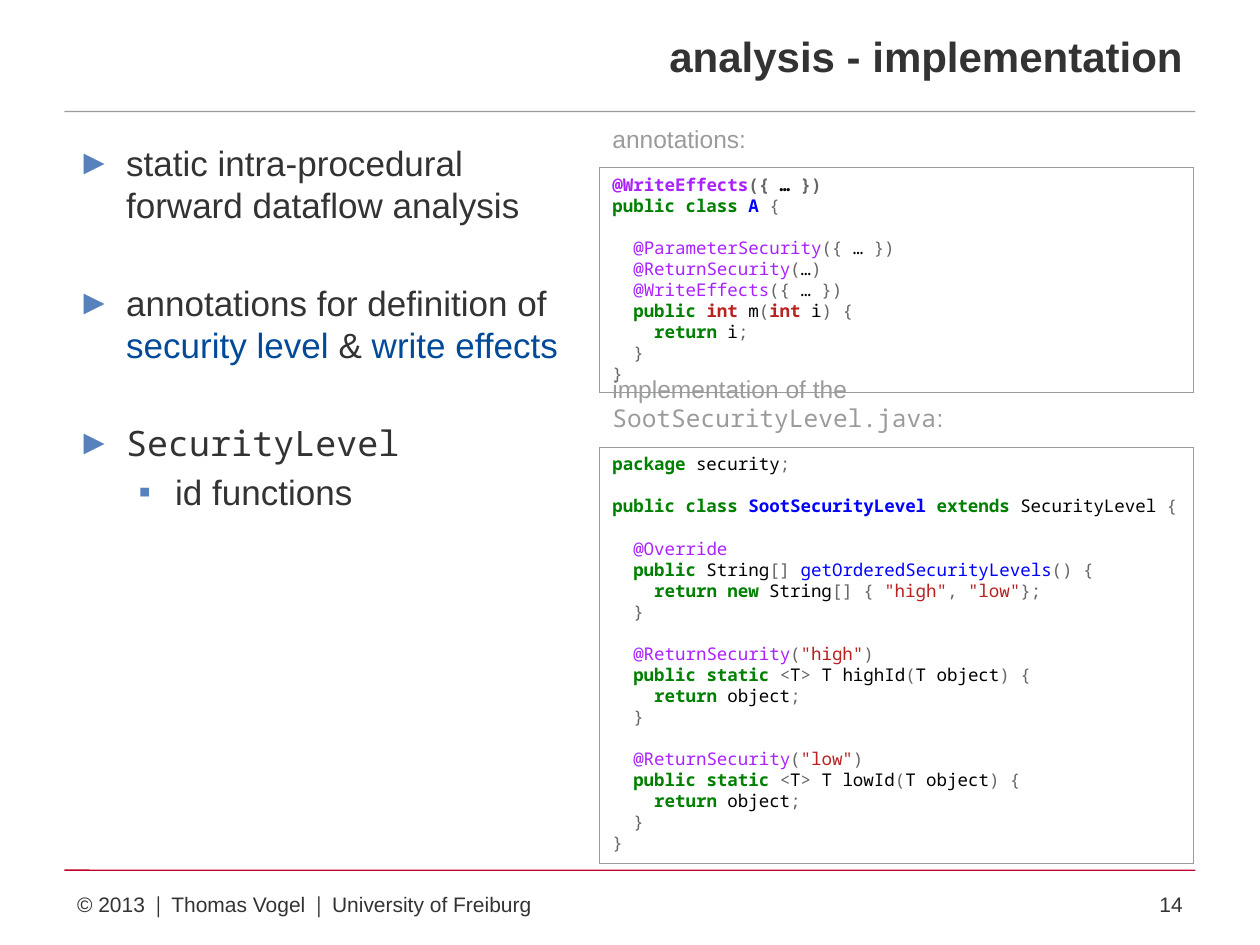
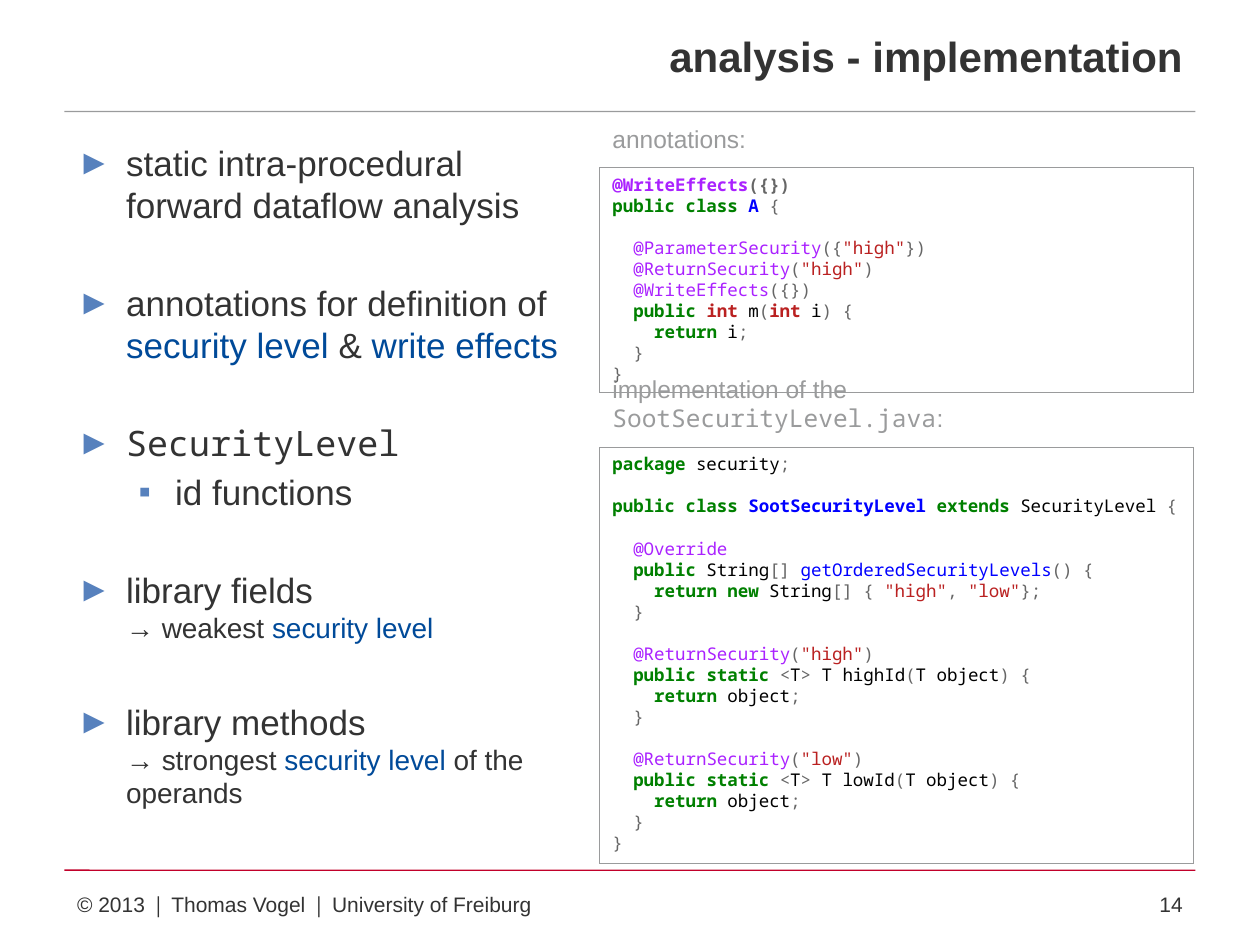
Before and after one commit to proglang/jgs, a slide deck: slide 14 of presentation/presentation.pptx. Drawn at 1260x945 pixels with LibreOffice and Linux fonts; fonts in the diff are those of the drawing. Boxes give left, top, right and bottom in pixels: in the first picture for what was removed or moved away, otherwise in the second. Text is boxed around its words. In the diff, an @@ line names an element or a change of style, - is before the commit and + after.

```diff
--- a/presentation/presentation.pptx
+++ b/presentation/presentation.pptx
@@ text in rectangle at (x1=612, y1=177, x2=790, y2=194): text changed @@
-@WriteEffects({ … })
+@WriteEffects({})
@@ text in rectangle at (x1=633, y1=240, x2=926, y2=299): text changed @@
-@ParameterSecurity({ … })
-@ReturnSecurity(…)
-@WriteEffects({ … })
+@ParameterSecurity({"high"})
+@ReturnSecurity("high")
+@WriteEffects({})
@@ text at (x1=126, y1=577, x2=524, y2=808): paragraphs added @@
+► library fields
+  → weakest security level
+► library methods
+  → strongest security level of the operands
```
Also in this commit, not shown: 12 other slides changed, 2 other files.
